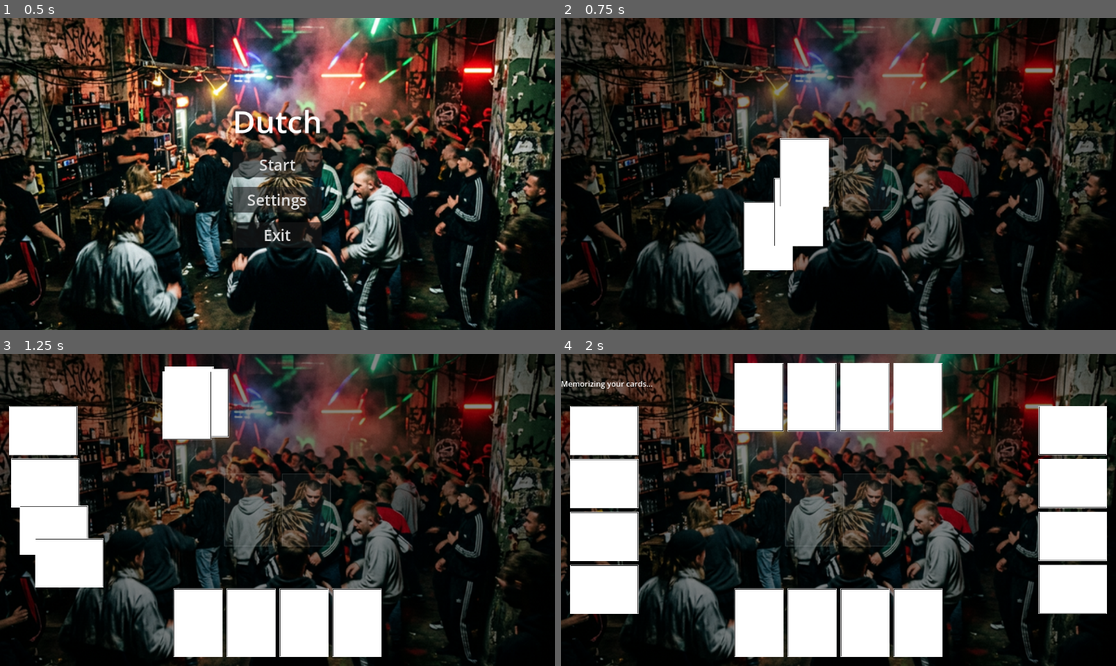
Above: before the commit, frames 1-4 (two rows, left to right).
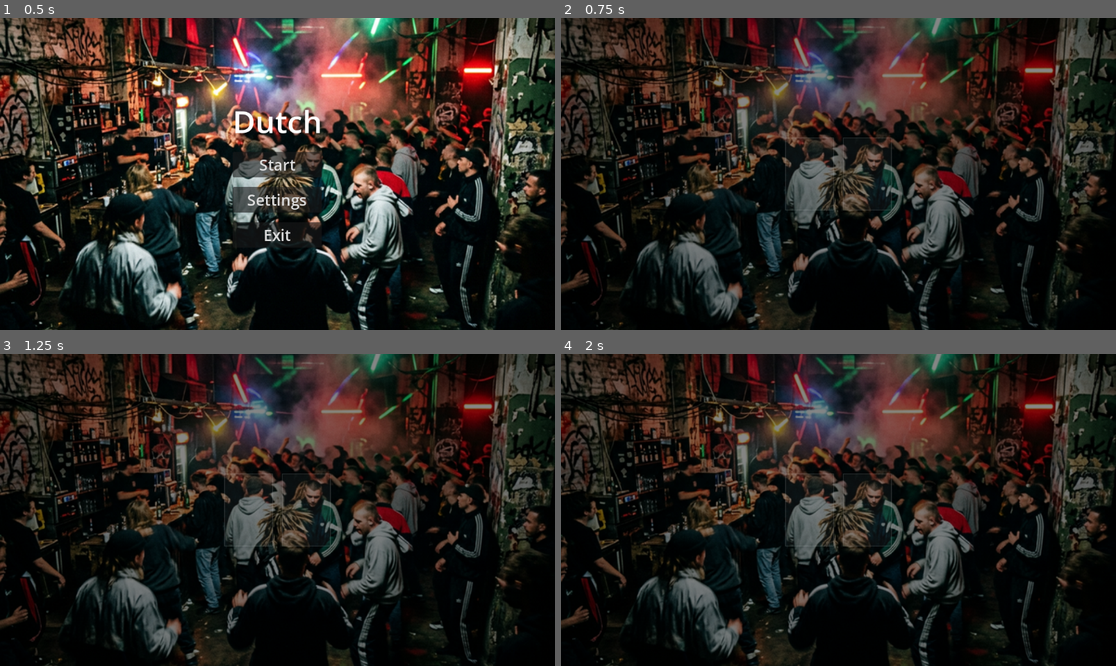
Above: after the commit, the same moments.

Repository: DinVin24/dutch
Game: Godot game, scene res://main_menu.tscn
Same seed, same stepped clock (60 frames per second), same inputs: the game is played once before the commit and once after it.
Inputs (mouse positions are in pixels of both pictures, inside the frame that each line leads up to):
- Up to frame 1 (0.5 s): no input
- Up to frame 2 (0.75 s): click "Start" at 0.5 s
- Up to frame 3 (1.25 s): no input
- Up to frame 4 (2 s): click (810, 510) at 1.27 s

Frame 1 is identical in both runs. In frame 2, 4.7% of the frame differs, in the area x 32-49%, y 38-81%; in frame 3, 18%; in frame 4, 31%, in the area x 0-99%, y 2-98%.
Error after the commit: Parse Error: Expected ":" after "else". (res://game_board.gd:119)

Commit message:
fix(logic): implement initial discard after peek phase
Epic 2 - Bug Fix:\n- Added start_main_game() to GameManager to handle the first discard.\n- Updated GameBoard to trigger this at the end of the peek phase.\n- Added safe handling for system discards (player_idx -1) in the visual logic.

Diff:
--- a/game_board.gd
+++ b/game_board.gd
@@ -116,7 +116,7 @@
 	if pending_card and pending_card.data == card_data:
 		card_to_discard = pending_card
 		pending_card = null
-	else:
+	else if player_idx != -1:
 		# Was it a card from a hand? (During a swap)
 		# We need to find which node it was.
 		# We use player_idx directly from the signal to avoid race conditions with next_turn()
@@ -145,6 +145,17 @@
 					pending_card = null
 					reposition_all_cards()
 				break
+
+	if card_to_discard:
+		pass # Already found a node to animate
+	elif player_idx == -1:
+		# Initial discard from deck
+		var card_scene = preload("res://card.tscn")
+		card_to_discard = card_scene.instantiate()
+		add_child(card_to_discard)
+		card_to_discard.setup(card_data)
+		card_to_discard.global_position = deck_area.global_position - card_pivot
+		_update_deck_visual()
 
 	if card_to_discard:
 		card_to_discard.z_index = 100 # Move above others
@@ -232,8 +243,8 @@
 	if $GameUI/MainHUD.has_node("PeekInstructions"):
 		$GameUI/MainHUD.get_node("PeekInstructions").queue_free()
 
-	print("Game Board: Peek phase complete. Starting Player Turn.")
-	GameManager.change_state(GameManager.GameState.PLAYER_TURN)
+	print("Game Board: Peek phase complete. Starting Main Game Loop.")
+	GameManager.start_main_game()
 
 func _handle_initial_deal():
 	print("Game Board: Dealing responsive cards...")
--- a/game_manager.gd
+++ b/game_manager.gd
@@ -108,6 +108,17 @@
 func start_game():
 	change_state(GameState.DEAL_CARDS)
 
+func start_main_game():
+	print("GameManager: Starting main game loop. Drawing initial discard.")
+	var card_info = deck_manager.draw_card()
+	if not card_info.is_empty():
+		var start_card = CardData.new(card_info.rank, card_info.suit)
+		start_card.is_face_up = true
+		deck_manager.discard_pile.append(start_card)
+		card_discarded.emit(-1, start_card) # -1 indicates system discard
+
+	change_state(GameState.PLAYER_TURN)
+
 func call_dutch(player_id: int):
 	if dutch_caller_index == -1:
 		dutch_caller_index = player_id
